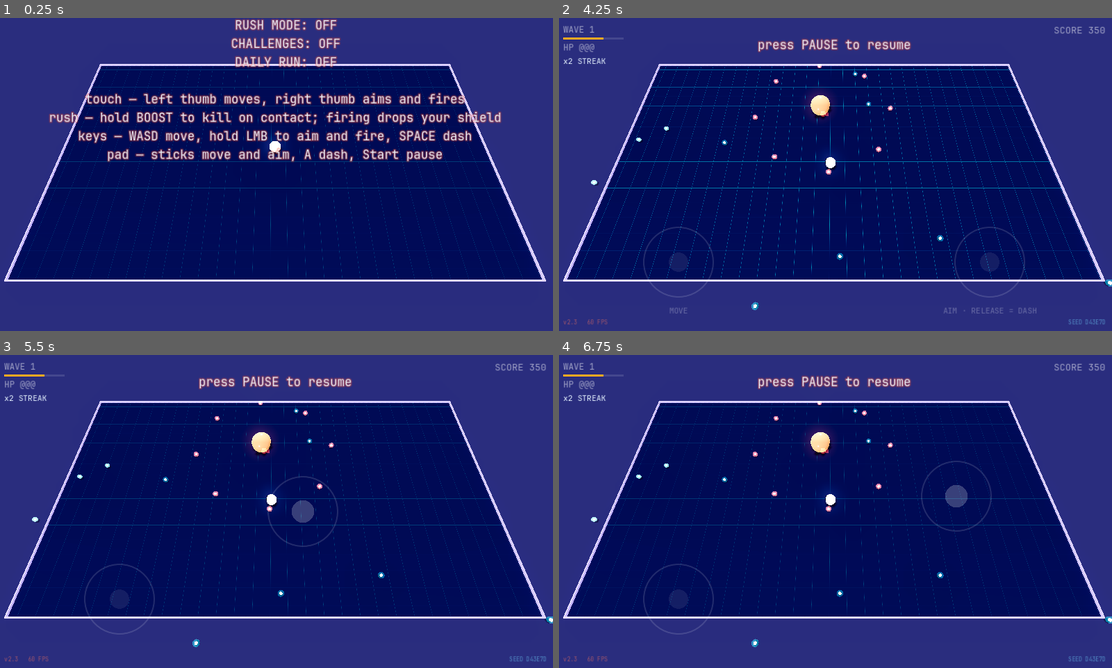
Above: before the commit, frames 1-4 (two rows, left to right).
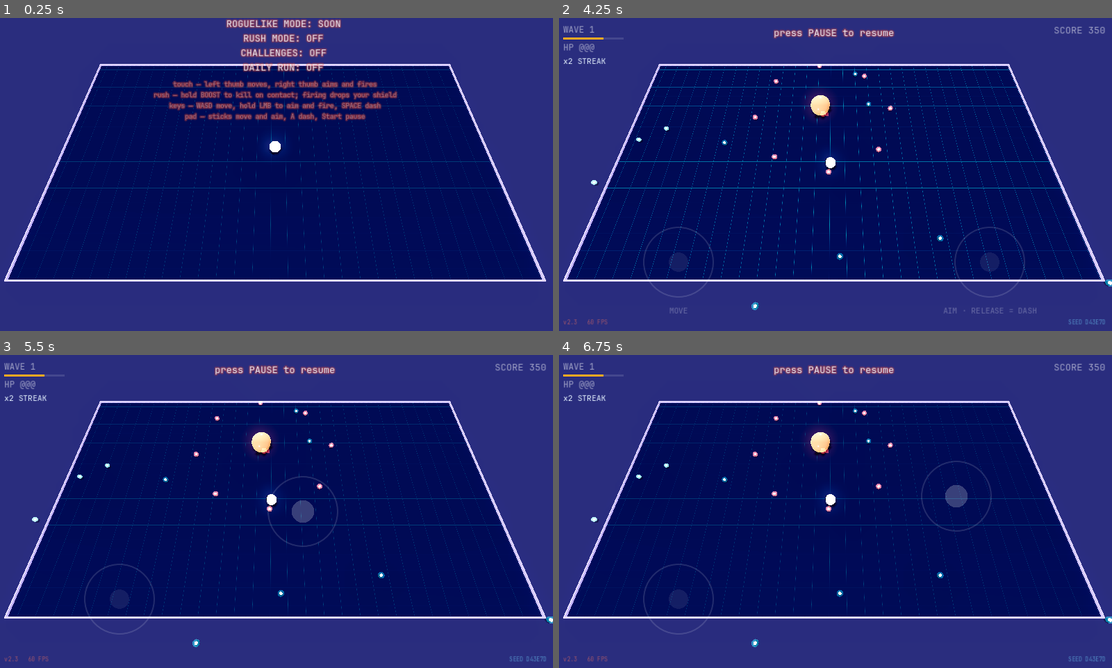
Above: after the commit, the same moments.

Repository: mbace1/toko-drop-godot
Game: Godot game, scene res://scenes/main.tscn
The game is run twice, just before and just after one commit, with the same random seed, the same clock (stepped at 60 frames per second) and the same inputs.
Inputs (mouse positions are in pixels of both pictures, inside the frame that each line leads up to):
- Up to frame 1 (0.25 s): no input
- Up to frame 2 (4.25 s): tap Enter at 0.5 s; move the mouse to (957, 158) at 0.52 s; press the mouse at (957, 158) at 0.53 s; hold D (move_right) 0.53-1.25 s; tap Space (dash) at 0.6, 2.1 s; release the mouse at (957, 158) at 1.25 s; drag from (724, 190) to (807, 237) at 1.27 s; move the mouse to (890, 105) at 2.02 s; press the mouse at (890, 105) at 2.03 s; hold D (move_right) 2.03-2.75 s; release the mouse at (890, 105) at 2.75 s; drag from (807, 237) to (669, 127) at 2.77 s; move the mouse to (1001, 221) at 3.52 s; hold A (move_left) from 3.53 s (still down); hold Shift from 3.53 s (still down); click (1001, 221) at 3.8 s; tap Escape (pause) at 4.15 s
- Up to frame 3 (5.5 s): release A (move_left) at 4.25 s; release Shift at 4.25 s; drag from (110, 464) to (193, 433) at 4.27 s; move the mouse to (304, 511) at 5.02 s; press the mouse at (304, 511) at 5.03 s; hold S (move_down) from 5.03 s (still down); tap Space (dash) at 5.1 s
- Up to frame 4 (6.75 s): release S (move_down) at 5.75 s; release the mouse at (863, 511) at 5.75 s; tap Space (dash) at 5.75, 6.6 s; drag from (752, 433) to (724, 527) at 5.77 s; move the mouse to (957, 495) at 6.52 s; press the mouse at (957, 495) at 6.53 s; hold W (move_up) from 6.53 s (still down)

The runs differ from the first frame. In frame 1, 10% of the frame differs, in the area x 8-91%, y 0-47%; in frame 2, 1.1%; in frame 3, 1.1%; in frame 4, 1.1%.

Commit message:
Rebuild the title screen as a container with real size hierarchy
The browser builds its title out of SIZE and OPACITY — subtitle
13px/0.5, call-to-action 16px/0.85, mode chips 14px bold, hints
11px/0.45, controls 9.5px/0.32 (showTitle(), js/main.js). This port had
all of it in a single Label at one size and one colour, which is what
the "still hard to read" report was actually pointing at.

It is five Labels in a VBoxContainer now: title, subtitle, CTA, the mode
list, controls. The container is the point, not just the styling — the
previous pass positioned the title against the message body by reading
its height on every redraw, so every new line of menu text was another
chance for that arithmetic to be wrong. A container cannot get it wrong,
and _position_title() is gone with it.

Pause, death and the level recap hide the other four labels, which
leaves the box holding only _msg_label, so they centre exactly as they
did before and needed no layout of their own. Verified by screenshotting
a real paused run, not by assuming.

Recorded two things still open rather than half-fixing them: the browser
centres its overlay on the whole viewport while this menu sits about a
third down a tall screen (pre-existing, and it lives in the HUD
transform that the portrait fix hard-won, so not destabilised in the
same pass), and the mode rows are still plain text rather than the
browser's bordered state-coloured chips.

Co-Authored-By: Claude Sonnet 5 <noreply@anthropic.com>
Claude-Session: https://claude.ai/code/session_01YVYCthnnpMWQ6WawyhARue

Diff:
--- a/scripts/main.gd
+++ b/scripts/main.gd
@@ -204,6 +204,10 @@
 var _score_label: Label
 var _msg_label: Label
 var _title_label: Label
+var _subtitle_label: Label
+var _cta_label: Label
+var _controls_label: Label
+var _menu_box: VBoxContainer
 
 ## main.js's own check, ported verbatim: the ACTUAL device/window aspect,
 ## not a stored preference — a game that opens portrait and gets rotated
@@ -550,33 +554,59 @@
 	_death_wash.mouse_filter = Control.MOUSE_FILTER_IGNORE
 	hud.add_child(_death_wash)
 
-	# main.js's title screen has real visual HIERARCHY — a huge glowing
-	# hand-drawn "TOKO DROP" logo, then much smaller plain text for
-	# everything else. This port's menu was one Label at one font size
-	# throughout, with no size/colour contrast at all — a real gap a real
-	# phone's "still hard to read" report pointed at (2026-08-27). A
-	# separate, big, warm-gold title label is the cheapest way to actually
-	# emulate that hierarchy without rebuilding the menu as BBCode/rich
-	# text (a bigger, riskier change to a control several other screens —
-	# pause, death, level-end — already depend on behaving exactly as a
-	# plain Label).
+	# main.js's title screen builds its hierarchy out of SIZE and OPACITY, not
+	# out of one wall of text: the subtitle is 13px at 0.5 alpha, the call to
+	# action 16px at 0.85, the mode chips 14px bold, each chip's hint 11px at
+	# 0.45, and the controls block 9.5px at 0.32 (showTitle(), js/main.js).
+	# This port had all of it in a single Label at one size and one colour,
+	# which is what a real phone's "still hard to read" report was pointing at.
+	#
+	# The five parts are five Labels stacked in a VBoxContainer rather than
+	# hand-positioned. That is deliberate: an earlier pass positioned the title
+	# against the message body by reading its height every redraw, and every
+	# new line of menu text was another chance for that arithmetic to be wrong.
+	# A container cannot get it wrong. It also means the pause/death/recap
+	# screens still work unchanged — they hide the other four labels, the box
+	# is then just _msg_label, and it centres exactly as it did before.
+	_menu_box = VBoxContainer.new()
+	_menu_box.set_anchors_preset(Control.PRESET_CENTER)
+	_menu_box.grow_horizontal = Control.GROW_DIRECTION_BOTH
+	_menu_box.grow_vertical = Control.GROW_DIRECTION_BOTH
+	_menu_box.alignment = BoxContainer.ALIGNMENT_CENTER
+	_menu_box.add_theme_constant_override("separation", 10)
+	_menu_box.mouse_filter = Control.MOUSE_FILTER_IGNORE
+	hud.add_child(_menu_box)
+
 	_title_label = _make_label(56)
 	_title_label.text = "TOKO DROP"
 	_title_label.add_theme_color_override("font_color", Color(1.0, 0.8, 0.267))
-	_title_label.set_anchors_preset(Control.PRESET_CENTER)
-	_title_label.grow_horizontal = Control.GROW_DIRECTION_BOTH
-	_title_label.grow_vertical = Control.GROW_DIRECTION_BOTH
 	_title_label.horizontal_alignment = HORIZONTAL_ALIGNMENT_CENTER
 	_title_label.hide()
-	hud.add_child(_title_label)
-
-	_msg_label = _make_label(28)
-	_msg_label.set_anchors_preset(Control.PRESET_CENTER)
-	_msg_label.grow_horizontal = Control.GROW_DIRECTION_BOTH
-	_msg_label.grow_vertical = Control.GROW_DIRECTION_BOTH
+	_menu_box.add_child(_title_label)
+
+	_subtitle_label = _make_label(19)
+	_subtitle_label.text = "TWIN-STICK SWARM SURVIVAL"
+	_subtitle_label.add_theme_color_override("font_color", Color(0.9, 0.95, 1.0, 0.5))
+	_subtitle_label.horizontal_alignment = HORIZONTAL_ALIGNMENT_CENTER
+	_subtitle_label.hide()
+	_menu_box.add_child(_subtitle_label)
+
+	_cta_label = _make_label(24)
+	_cta_label.add_theme_color_override("font_color", Color(1.0, 1.0, 1.0, 0.85))
+	_cta_label.horizontal_alignment = HORIZONTAL_ALIGNMENT_CENTER
+	_cta_label.hide()
+	_menu_box.add_child(_cta_label)
+
+	_msg_label = _make_label(22)
 	_msg_label.horizontal_alignment = HORIZONTAL_ALIGNMENT_CENTER
 	_msg_label.vertical_alignment = VERTICAL_ALIGNMENT_CENTER
-	hud.add_child(_msg_label)
+	_menu_box.add_child(_msg_label)
+
+	_controls_label = _make_label(15)
+	_controls_label.add_theme_color_override("font_color", Color(0.9, 0.95, 1.0, 0.4))
+	_controls_label.horizontal_alignment = HORIZONTAL_ALIGNMENT_CENTER
+	_controls_label.hide()
+	_menu_box.add_child(_controls_label)
 
 	# The corners the browser build uses: version and frame rate bottom-left,
 	# the run seed bottom-right.
@@ -658,7 +688,7 @@
 	# SKIP sends nothing. Explicit consent by design.
 	skip.pressed.connect(func():
 		_fb_panel.hide()
-		_msg_label.position.y = 0.0)
+		_menu_box.position.y = 0.0)
 	row.add_child(skip)
 
 	_fb_status = _make_label(14)
@@ -700,7 +730,9 @@
 	_fb_panel.show()
 	# The panel owns the bottom of the screen while it is open, so lift the
 	# summary clear of it — the retry line was being printed underneath it.
-	_msg_label.position.y = -120.0
+	# The shift goes on the BOX: _msg_label is a container child now, and a
+	# container overwrites any position you set on its children.
+	_menu_box.position.y = -120.0
 
 func _send_feedback() -> void:
 	var run := {
@@ -714,7 +746,7 @@
 	_fb_status.text = "" if r == "" else "saved — thank you"
 	if r != "":
 		_fb_panel.hide()
-		_msg_label.position.y = 0.0
+		_menu_box.position.y = 0.0
 
 ## Typography lives in `theme_kit.gd` (ThemeKit) so main.gd and touch_sticks.gd
 ## cannot drift into two different typefaces — see that file for why the font is
@@ -739,7 +771,7 @@
 	if input_mgr.pause_pressed():
 		if state == State.PLAYING:
 			state = State.PAUSED
-			_title_label.hide()
+			_menu_chrome(false)
 			_msg_label.text = "PAUSED\n\npress PAUSE to resume"
 			_msg_label.show()
 		elif state == State.PAUSED:
@@ -765,23 +797,19 @@
 					if Challenges.unlocked(challenge_i, save):
 						break
 				_msg_label.text = _menu_text()
-				_position_title()
 				return
 			if MODE_ROWS[_menu_row]["mode"] == Mode.RUSH \
 					and (Input.is_action_just_pressed("move_left") \
 					or Input.is_action_just_pressed("move_right")):
 				rush.cycle_ability(1 if Input.is_action_just_pressed("move_right") else -1)
 				_msg_label.text = _menu_text()
-				_position_title()
 				return
 			if Input.is_action_just_pressed("move_down"):
 				_menu_row = mini(_menu_row + 1, MODE_ROWS.size() - 1)
 				_msg_label.text = _menu_text()
-				_position_title()
 			elif Input.is_action_just_pressed("move_up"):
 				_menu_row = maxi(_menu_row - 1, 0)
 				_msg_label.text = _menu_text()
-				_position_title()
 			elif input_mgr.dash_pressed() or Input.is_action_just_pressed("fire") \
 					or input_mgr.left.active or input_mgr.right.active:
 				var row: Dictionary = MODE_ROWS[_menu_row]
@@ -1475,7 +1503,7 @@
 	graze_count = 0
 	_weapon_name = "SINGLE"
 	waves.start_wave()
-	_title_label.hide()
+	_menu_chrome(false)
 	_msg_label.hide()
 
 ## Capture-only: fast-forward the director so tools/capture.gd can photograph
@@ -1580,7 +1608,7 @@
 		out.append("tier C or better opens the next level")
 	out.append("")
 	out.append("tap, or press FIRE / DASH, to try again")
-	_title_label.hide()
+	_menu_chrome(false)
 	_msg_label.text = "
 ".join(out)
 	_msg_label.show()
@@ -1730,25 +1758,19 @@
 	out.append("SEED %s" % waves.seed_text())
 	out.append("")
 	out.append("tap, or press FIRE / DASH, to retry")
-	_title_label.hide()
+	_menu_chrome(false)
 	_msg_label.text = "
 ".join(out)
 	_msg_label.show()
 	_open_feedback()
 
-## _title_label and _msg_label share ONE anchor point (hud's own centre)
-## the same way main.js's #overlay is a SINGLE centered div (index.html:
-## `top:50%; left:50%; transform:translate(-50%,-50%)`) — the title and the
-## menu text move together as one block. Two independent Controls can't
-## share a container without a bigger restructure, so this stacks them by
-## reading each other's actual (post-text) height every time the menu text
-## changes, rather than a fixed pixel guess that only matched one row count.
-func _position_title() -> void:
-	if _title_label == null or not _title_label.visible:
-		return
-	var msg_h := _msg_label.get_minimum_size().y
-	var title_h := _title_label.get_minimum_size().y
-	_title_label.position.y = -(msg_h * 0.5 + title_h * 0.5 + 24.0)
+## Every screen that is NOT the title hides the menu-only chrome, leaving the
+## box holding just _msg_label — which then centres exactly the way the single
+## label used to, so pause/death/recap need no layout of their own.
+func _menu_chrome(on: bool) -> void:
+	for l in [_title_label, _subtitle_label, _cta_label, _controls_label]:
+		if l != null:
+			l.visible = on
 
 func _show_menu() -> void:
 	state = State.MENU
@@ -1758,9 +1780,10 @@
 		if MODE_ROWS[r]["ready"]:
 			_menu_row = r
 			break
-	_title_label.show()
+	_menu_chrome(true)
+	_cta_label.text = "TAP, OR PRESS FIRE / DASH, TO START"
+	_controls_label.text = _controls_text()
 	_msg_label.text = _menu_text()
-	_position_title()
 	_msg_label.show()
 	# NOT _open_feedback() — this is the fresh title screen, not a death
 	# recap, and _open_feedback() asks a question keyed off whatever run
@@ -1769,19 +1792,20 @@
 	# found 2026-08-26 on a real phone. Defensively reset rather than trust
 	# nothing else left it open.
 	_fb_panel.hide()
-	_msg_label.position.y = 0.0
+	_menu_box.position.y = 0.0
 
 ## The title screen, built as text so it reflows on a phone without a layout
 ## pass. The selected mode row is marked with a caret, the same way the
 ## browser hub marks its selection.
 func _menu_text() -> String:
-	var out := ["twin-stick swarm survival", ""]
+	var out := []
 	save.mode = _menu_mode_key()
+	# Subtitle and the call to action are their OWN labels now (_subtitle_label
+	# / _cta_label) so they can carry the browser's own sizes; only the best
+	# score and the mode rows are left in this string.
 	if save.hi_score > 0:
-		out.append("best %d" % save.hi_score)
+		out.append("BEST %d" % save.hi_score)
 		out.append("")
-	out.append("tap, or press FIRE / DASH, to start")
-	out.append("")
 	for i in MODE_ROWS.size():
 		var row: Dictionary = MODE_ROWS[i]
 		var caret := ">" if i == _menu_row else " "
@@ -1818,13 +1842,19 @@
 		if row["mode"] == Mode.DAILY:
 			var dm := Daily.mod_for(Daily.today())
 			out.append("     today: %s" % (dm.to_upper() if dm != "" else "no twist"))
-	out.append("")
-	out.append("touch — left thumb moves, right thumb aims and fires")
-	out.append("rush — hold BOOST to kill on contact; firing drops your shield")
-	out.append("keys \u2014 WASD move, hold LMB to aim and fire, SPACE dash")
-	out.append("pad \u2014 sticks move and aim, A dash, Start pause")
-	out.append("")
 	return "\n".join(out)
+
+## The controls block — its own Label so it can carry the browser's much
+## smaller, dimmer treatment (9.5px at 0.32 alpha in showTitle()) instead of
+## sharing the mode list's size, which is what flattened this screen before.
+func _controls_text() -> String:
+	return "
+".join([
+		"touch — left thumb moves, right thumb aims and fires",
+		"rush — hold BOOST to kill on contact; firing drops your shield",
+		"keys \u2014 WASD move, hold LMB to aim and fire, SPACE dash",
+		"pad \u2014 sticks move and aim, A dash, Start pause",
+	])
 
 ## Which save bucket the CURRENT run belongs to, and which the menu should
 ## quote a best from. Helpers rather than inline ternaries so that no call
Not shown, changed: PORT_STATUS.md
